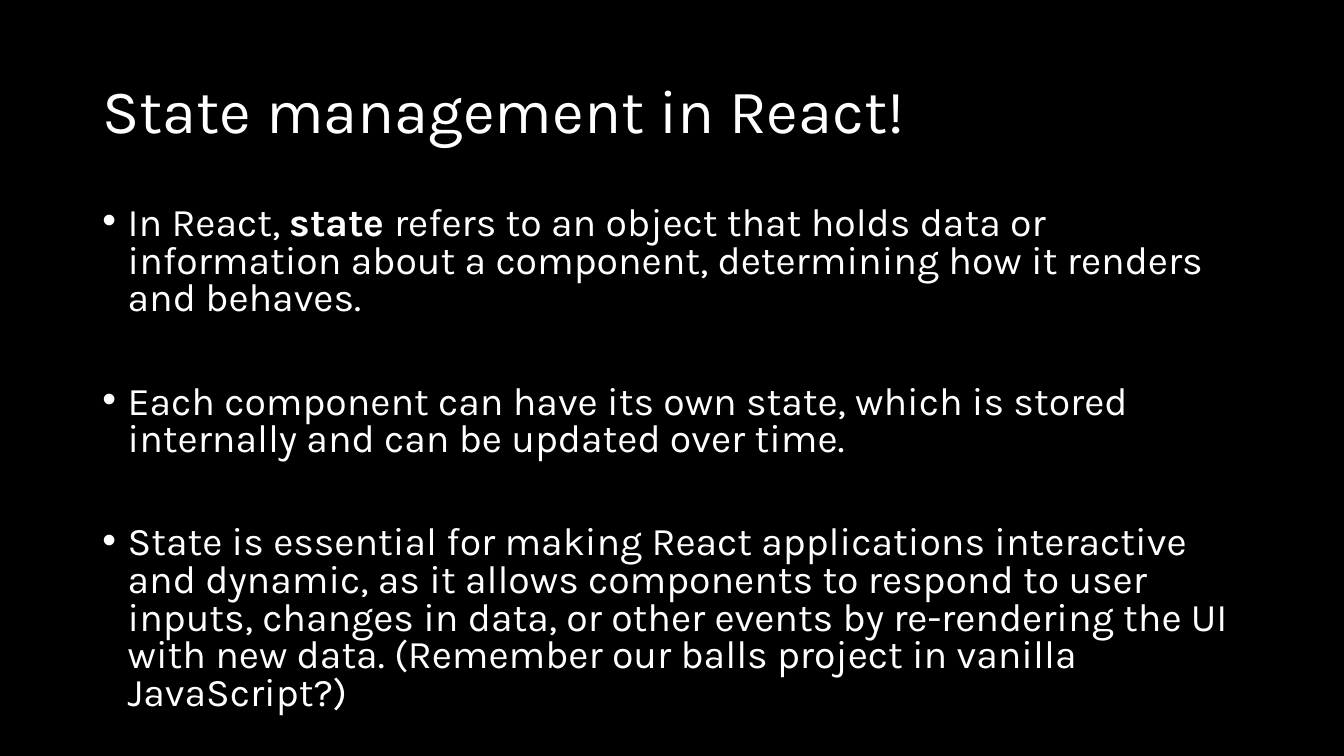
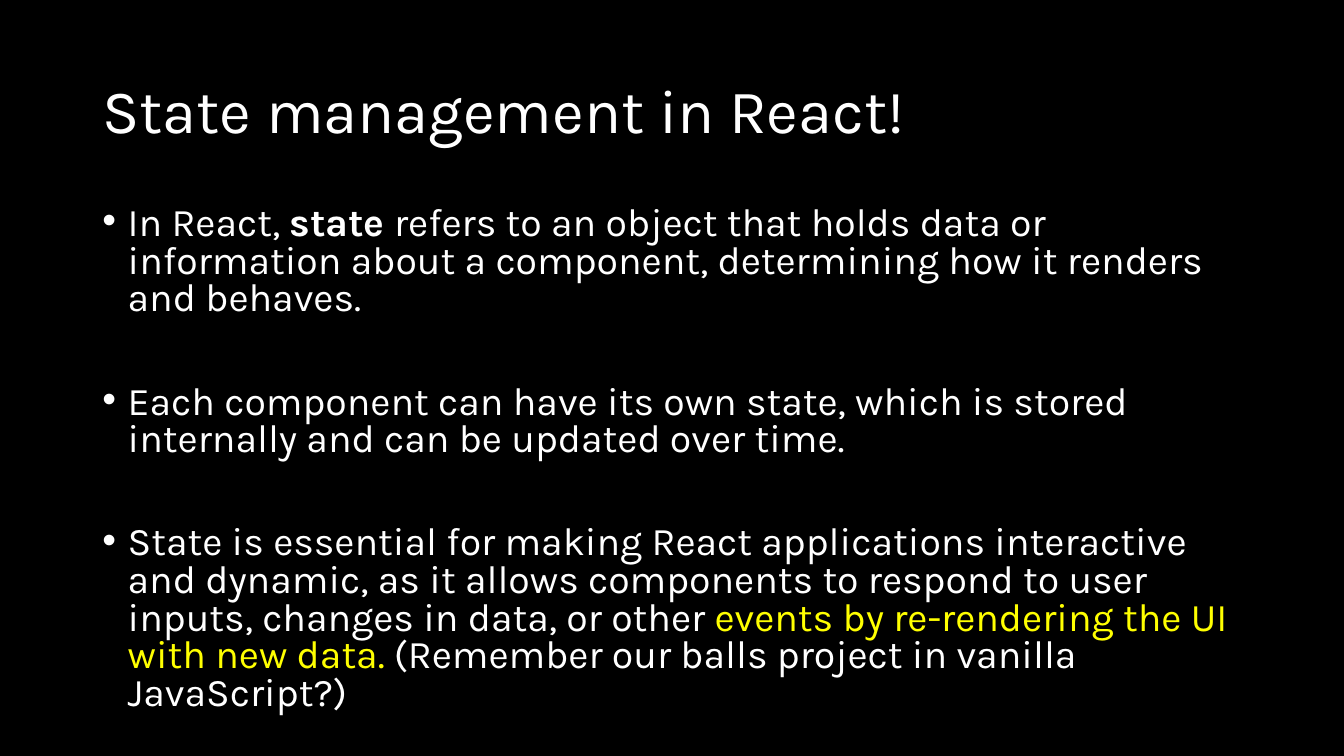
Before and after one commit to natiquekeyin/winter2026, a slide deck: slide 17 of JavaScript/Week10/Week10.pptx. Drawn at 1344x756 pixels with LibreOffice and Linux fonts; fonts in the diff are those of the drawing. Boxes give left, top, right and bottom in pixels: in the first picture for what was removed or moved away, otherwise in the second. Text is boxed around its words. In the diff, an @@ line names an element or a change of style, - is before the commit and + after.

```diff
--- a/JavaScript/Week10/Week10.pptx
+++ b/JavaScript/Week10/Week10.pptx
@@ text at bbox=[128, 528, 1228, 679]: text colour #FFFFFF to #FFFF00 in "events by re-rendering the UI with new ..." @@
```
Also in this commit, not shown: 1 other slide changed, 7 other files.
